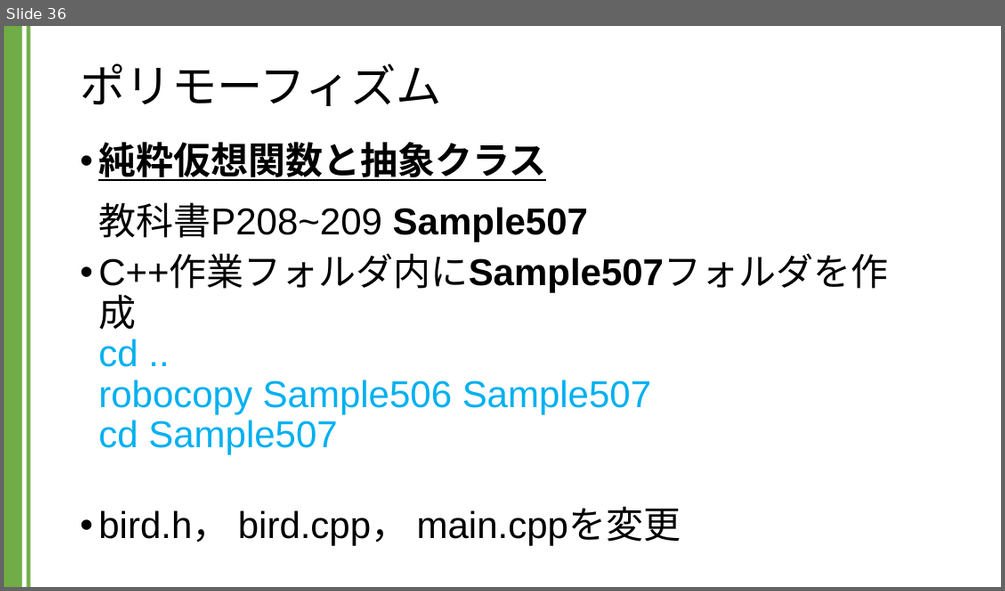
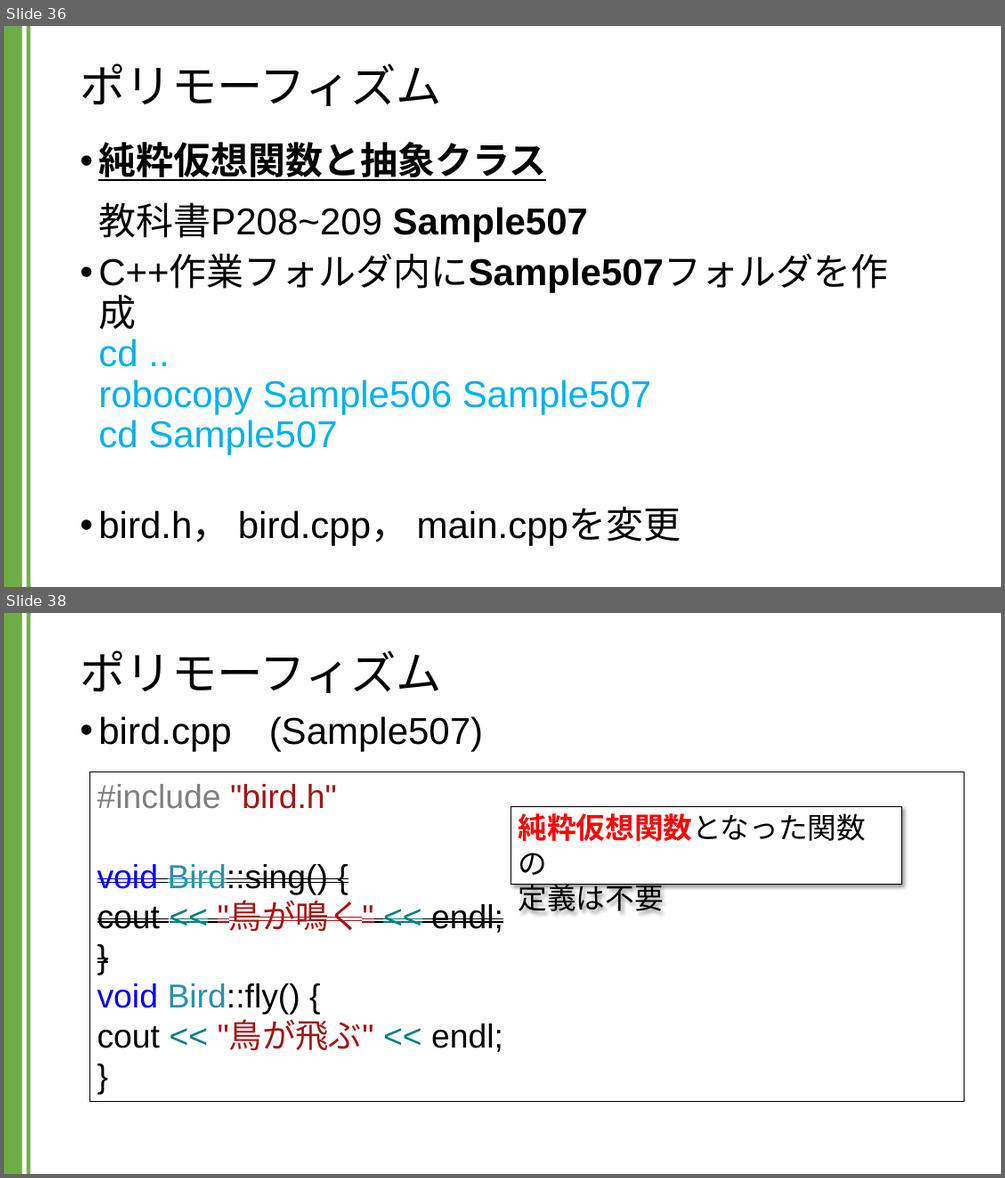
Before and after one commit to kic-murata/cpp2024, a slide deck: 授業資料/講義資料：継承とポリモーフィズム.pptx. Shown one above the other, each under a label of ours: slide 36 before the commit, slides 36 and 38 after it; the slides between them are not shown. The pictures are 1005x591 and 1005x1178 pixels, drawn with LibreOffice and Linux fonts; fonts in the diff are those of the drawing. Boxes give left, top, right and bottom in pixels: in the first picture for what was removed or moved away, otherwise in the second. Text is boxed around its words. In the diff, an @@ line names an element or a change of style, - is before the commit and + after.

```diff
--- a/授業資料/講義資料：継承とポリモーフィズム.pptx
+++ b/授業資料/講義資料：継承とポリモーフィズム.pptx
@@ slide 38 added at (4, 613, 1001, 1174), background #FFFFFF; not listed: 2 template elements that a slide beside it also shows @@
@@ title added at (80, 650, 442, 693), 44 pt, text #000000 @@
+ポリモーフィズム
@@ text added at (98, 716, 483, 751), 36 pt, text #000000 @@
+• bird.cpp (Sample507)
@@ rectangle added at (90, 771, 964, 1102), outline #000000 0.75 pt, 32 pt, text #000000 @@
+#include "bird.h"
+void Bird::sing() {
+cout << "鳥が鳴く" << endl;
+}
+void Bird::fly() {
+cout << "鳥が飛ぶ" << endl;
+}
@@ rectangle added at (511, 806, 902, 884), fill #FFFFFF, outline #000000 0.75 pt, 28 pt, text #000000 @@
+純粋仮想関数となった関数の
+定義は不要
```
Also in this commit, not shown: 4 other slides added, 1 other file.
